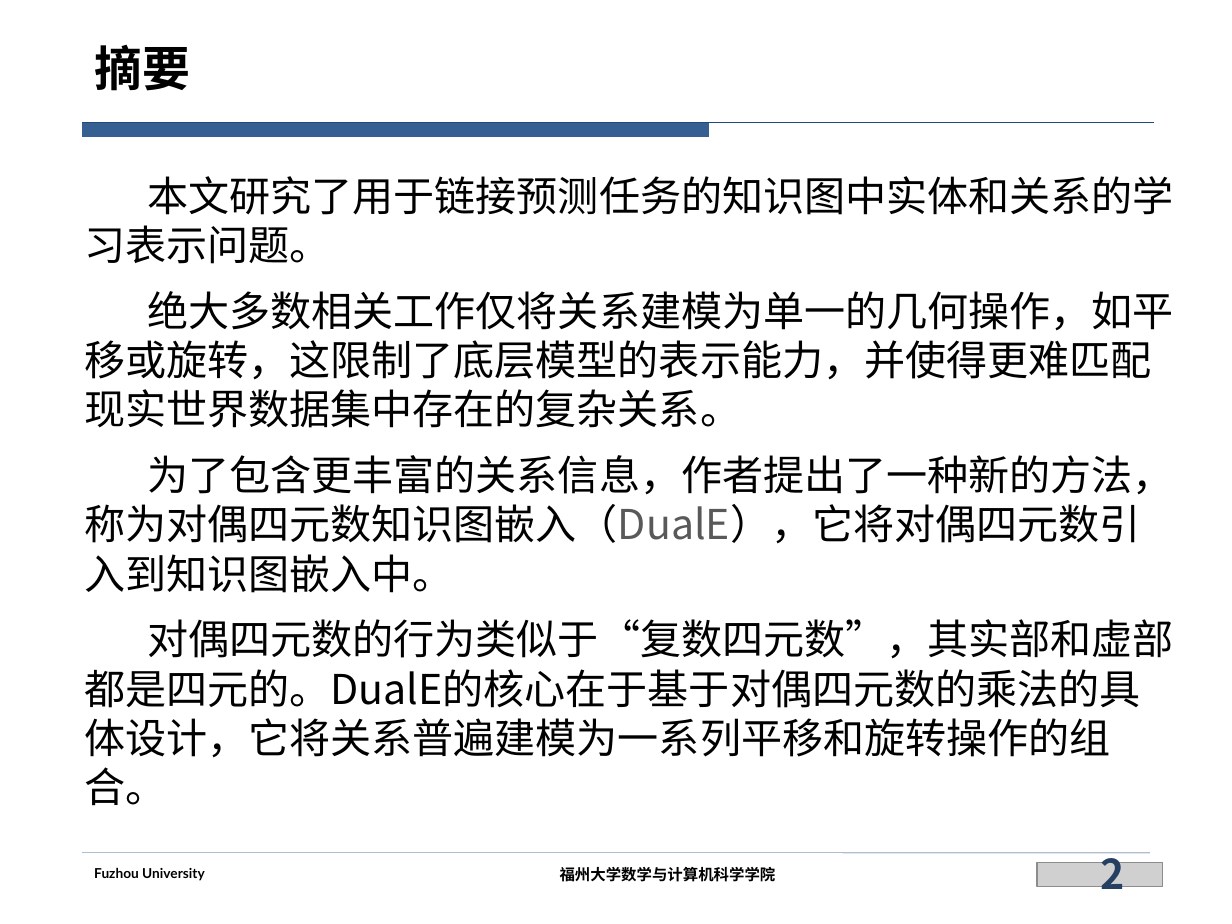
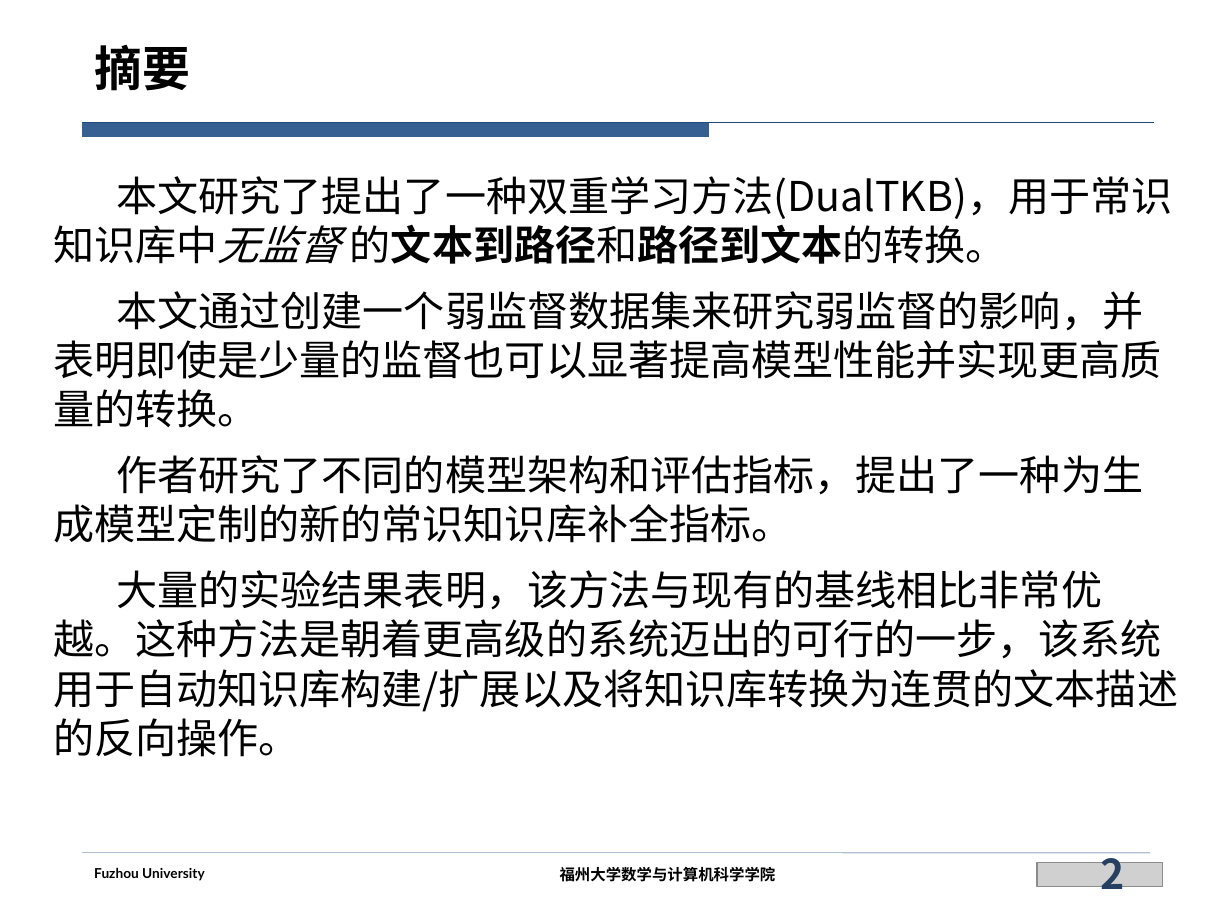
Before and after one commit to siberia0015/Paper-Report, a slide deck: slide 2 of 实验室/DualTKB（未完成）/DualTKB.pptx. Drawn at 1232x924 pixels with LibreOffice and Linux fonts; fonts in the diff are those of the drawing; grey boxes stand for pictures; background and template pictures are left out. Boxes give left, top, right and bottom in pixels: in the first picture for what was removed or moved away, otherwise in the second. Text is boxed around its words. In the diff, an @@ line names an element or a change of style, - is before the commit and + after.

Commit message:
update DualTKB.ppt

```diff
--- a/实验室/DualTKB（未完成）/DualTKB.pptx
+++ b/实验室/DualTKB（未完成）/DualTKB.pptx
@@ text at box(53, 176, 1178, 757): text changed @@
-  本文研究了用于链接预测任务的知识图中实体和关系的学习表示问题。
-  绝大多数相关工作仅将关系建模为单一的几何操作，如平移或旋转，这限制了底层模型的表示能力，并使得更难匹配现实世界数据集中存在的复杂关系。
-  为了包含更丰富的关系信息，作者提出了一种新的方法，称为对偶四元数知识图嵌入（DualE），它将对偶四元数引入到知识图嵌入中。
-  对偶四元数的行为类似于“复数四元数”，其实部和虚部都是四元的。DualE的核心在于基于对偶四元数的乘法的具体设计，它将关系普遍建模为一系列平移和旋转操作的组合。
+  本文研究了提出了一种双重学习方法(DualTKB)，用于常识知识库中无监督 的文本到路径和路径到文本的转换。
+  本文通过创建一个弱监督数据集来研究弱监督的影响，并表明即使是少量的监督也可以显著提高模型性能并实现更高质量的转换。
+  作者研究了不同的模型架构和评估指标，提出了一种为生成模型定制的新的常识知识库补全指标。
+  大量的实验结果表明，该方法与现有的基线相比非常优越。这种方法是朝着更高级的系统迈出的可行的一步，该系统用于自动知识库构建/扩展以及将知识库转换为连贯的文本描述的反向操作。
```
Also in this commit, not shown: 17 other slides changed, 8 slides added, 9 slides removed.
